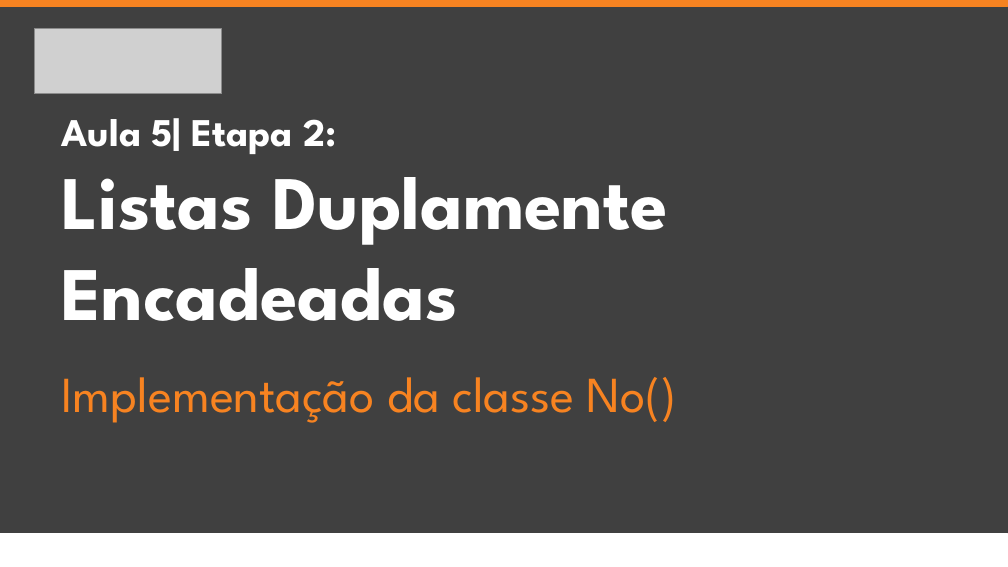
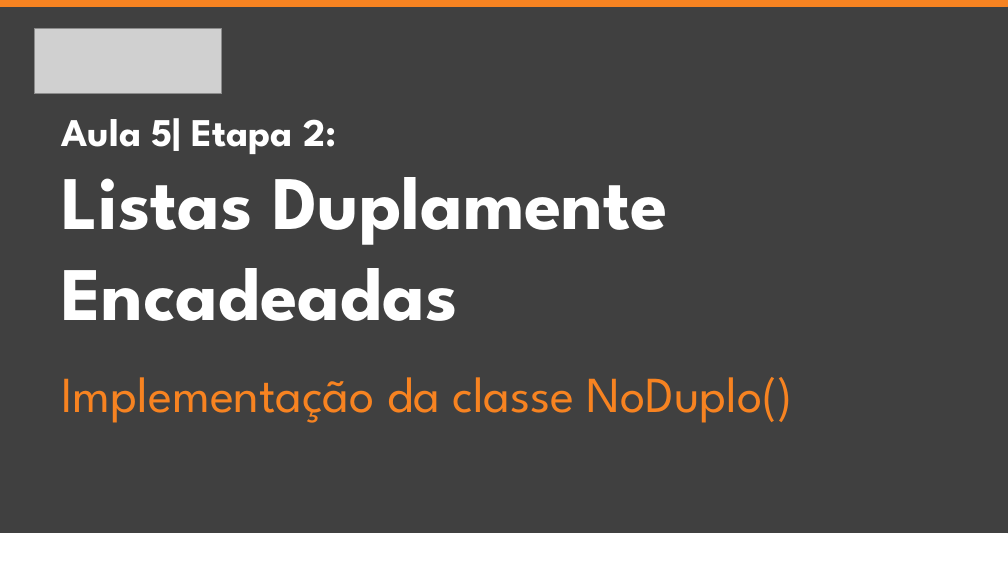
Before and after one commit to jrdutra/estruturaDeDadosJavaDio, a slide deck: slide 2 of apresentacoes/Aula5/Etapa2.pptx. Drawn at 1008x567 pixels with LibreOffice and Linux fonts; fonts in the diff are those of the drawing; grey boxes stand for pictures. Boxes give left, top, right and bottom in pixels: in the first picture for what was removed or moved away, otherwise in the second. Text is boxed around its words. In the diff, an @@ line names an element or a change of style, - is before the commit and + after.

```diff
--- a/apresentacoes/Aula5/Etapa2.pptx
+++ b/apresentacoes/Aula5/Etapa2.pptx
@@ text at (x1=61, y1=377, x2=793, y2=423): text changed @@
-Implementação da classe No()
+Implementação da classe NoDuplo()
```
Also in this commit, not shown: 1 slide removed, 45 other files.
